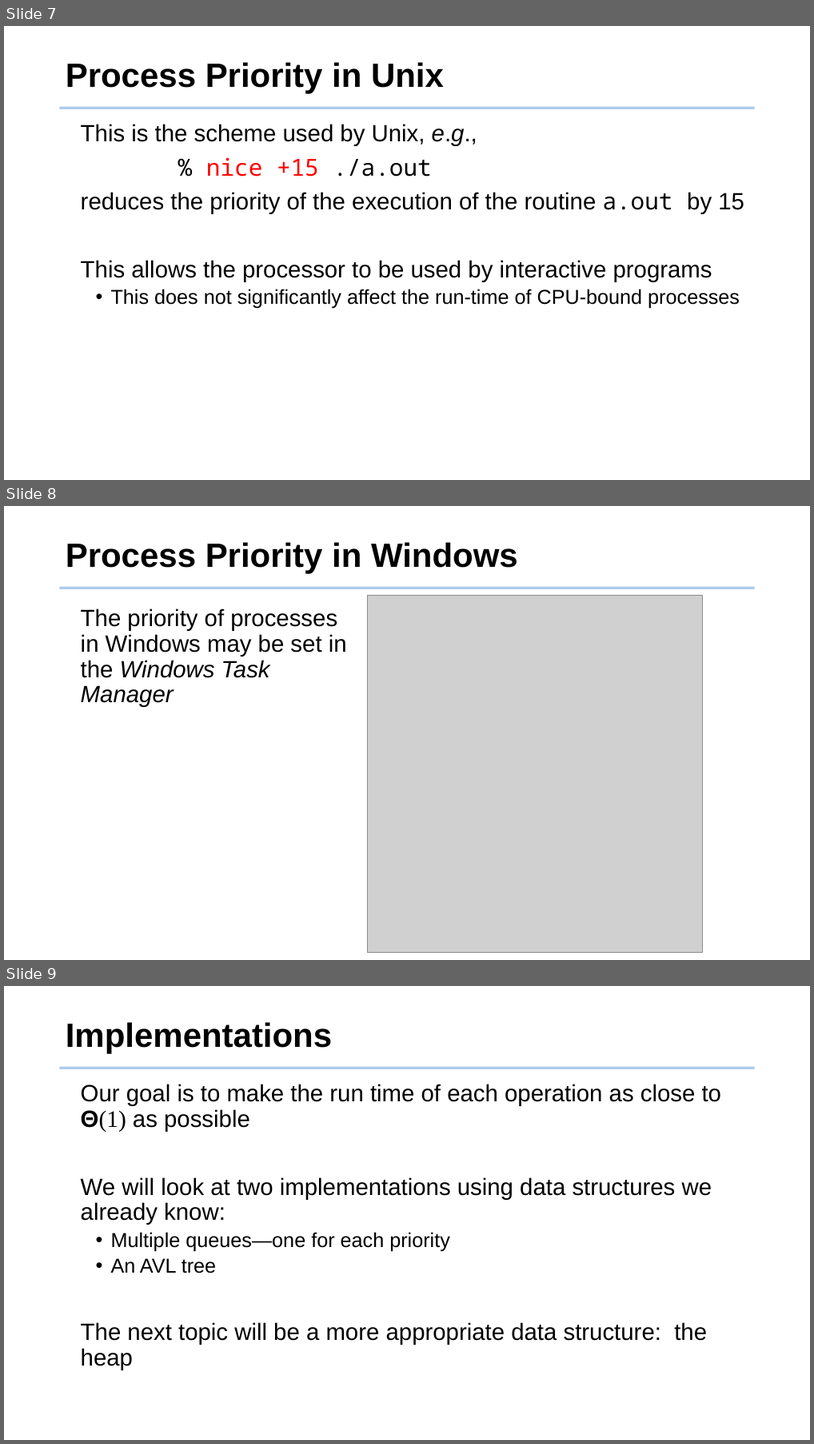
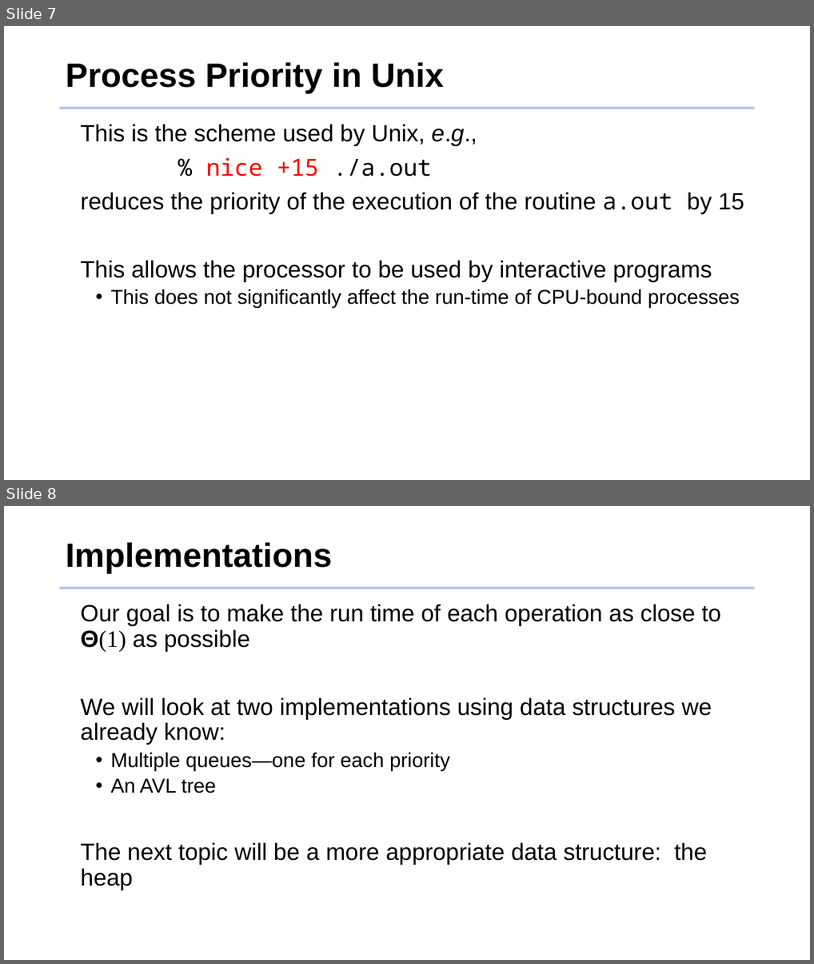
Before and after one commit to tsung-wei-huang/cs2420, a slide deck: slides/priority_queue.pptx. Shown one above the other, each under a label of ours: slides 7, 8 and 9 before the commit, slides 7 and 8 after it. The pictures are 814x1444 and 814x964 pixels, drawn with LibreOffice and Linux fonts; fonts in the diff are those of the drawing; grey boxes stand for pictures; background and template pictures are left out. Boxes give left, top, right and bottom in pixels: in the first picture for what was removed or moved away, otherwise in the second. Text is boxed around its words. In the diff, an @@ line names an element or a change of style, - is before the commit and + after.

Commit message:
updated priority queue

```diff
--- a/slides/priority_queue.pptx
+++ b/slides/priority_queue.pptx
@@ slide 8 removed at [4,506,810,960], background #FFFFFF; not listed: 1 template element that a slide beside it also shows @@
@@ title removed at [66,542,518,574] @@
-Process Priority in Windows
@@ picture removed at [367,595,702,952] @@
@@ text removed at [81,608,347,707] @@
-The priority of processes in Windows may be set in the Windows Task Manager
@@ what was slide 9 is now slide 8 @@
```
Also in this commit, not shown: 1 slide changed, 2 other files.
